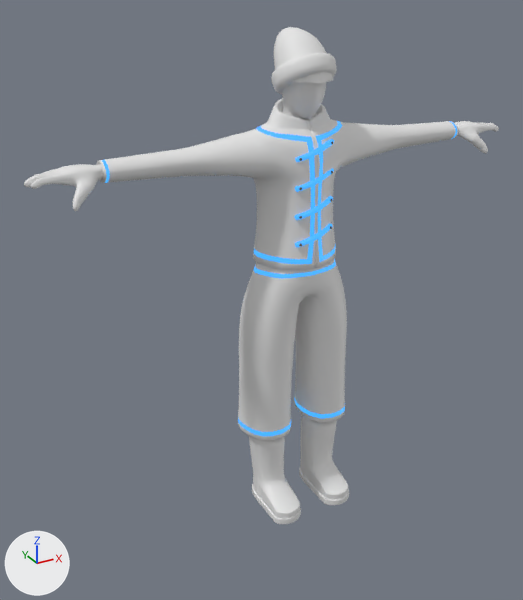
Before and after pictures for a commit that changed the FBX model Assets/Animations/Player/Standing Idle.fbx.
The view is the same before and after, from a 50 mm lens placed at (-23.7, -37.9, 35.0), pointed at (-2.9, -0.2, 16.2). The axes (+X, +Y, +Z) are drawn at lower left. The lights are the same throughout. Where no turn or scale is listed for an object, it has been applied to the vertices.

Objects in the first picture: 'Ivan'.
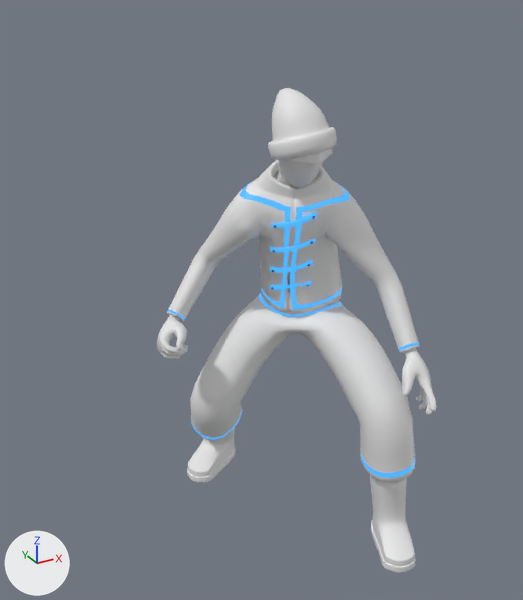
Boxes [x1, y1, x2, y2] around the edits, measured in the pictures (523 x 600 px; the box of a moved part takes in the faces that stretch with it):
'Ivan', reshaped (41% narrower): before [24, 27, 499, 524]; after [157, 88, 436, 573]
part 1 of me_cube_008, moved or reshaped: before [271, 27, 337, 94]; after [268, 88, 337, 163]
part 2 of me_cube_008, moved or reshaped: before [295, 139, 334, 162]; after [271, 212, 317, 228]
part 3 of me_cube_008, moved or reshaped: before [295, 169, 334, 192]; after [270, 239, 316, 252]
part 4 of me_cube_008, moved or reshaped: before [295, 196, 333, 220]; after [270, 260, 313, 273]
part 5 of me_cube_008, moved or reshaped: before [24, 83, 499, 524]; after [157, 159, 436, 573]

The edits, one by one:
me_cube_008 is used by ob_ivan; location (0.0, -0.04, 16.98).
me_cube_008 had 9310 vertices, 9299 faces and spanned x -16.7..16.7, y -3.2..2.6, z -17.1..15.6.
me_cube_008 now has 9310 vertices, 9299 faces and spans x -9.7..4.4, y -10.9..7.4, z -17.0..12.6.
me_cube_008 part 1: the loose piece of 509 vertices spanning x -2.0..1.9, y -1.9..2.6, z 11.8..15.6 is multiplied about its middle by the matrix ((0.996, -0.001, -0.085), (-0.02, 0.969, -0.247), (0.082, 0.248, 0.965)), then moved by (-1.9, -3.1, -3.3).
me_cube_008 part 2: the loose piece of 138 vertices spanning x -1.3..1.4, y -1.8..-1.1, z 8.2..9.4 is multiplied about its middle by the matrix ((0.83, 0.518, -0.162), (-0.542, 0.783, -0.277), (-0.017, 0.32, 0.939)), then moved by (-2.3, -1.4, -3.7).
me_cube_008 part 3: the loose piece of 138 vertices spanning x -1.3..1.4, y -1.9..-1.2, z 6.4..7.6 is multiplied about its middle by the matrix ((0.818, 0.571, -0.211), (-0.609, 0.764, -0.294), (-0.007, 0.362, 0.954)), then moved by (-2.1, -0.8, -3.6).
me_cube_008 part 4: the loose piece of 138 vertices spanning x -1.3..1.4, y -2.0..-1.3, z 4.7..5.8 is multiplied about its middle by the matrix ((0.742, 0.664, -0.221), (-0.7, 0.694, -0.264), (-0.021, 0.343, 0.96)), then moved by (-1.8, -0.1, -3.5).
me_cube_008 part 5: 7603 of 9310 vertices moved; they spanned x -16.7..16.7, y -3.2..2.4, z -17.1..14.5 and now span x -9.7..4.4, y -10.9..7.4, z -17.0..11.1; mean shift (-1.7, -2.6, -5.6); largest move (16.7, 0.4, 8.5) -> (2.9, -10.3, -5.7).
